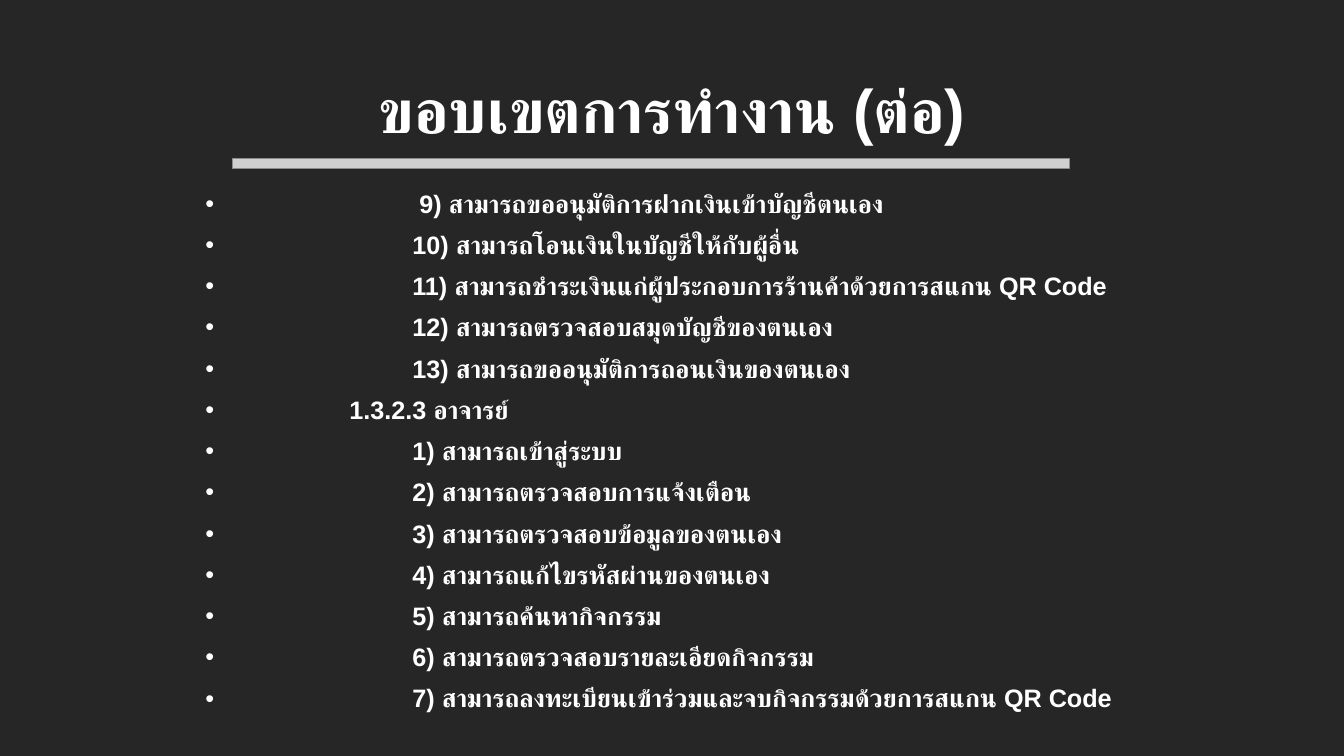
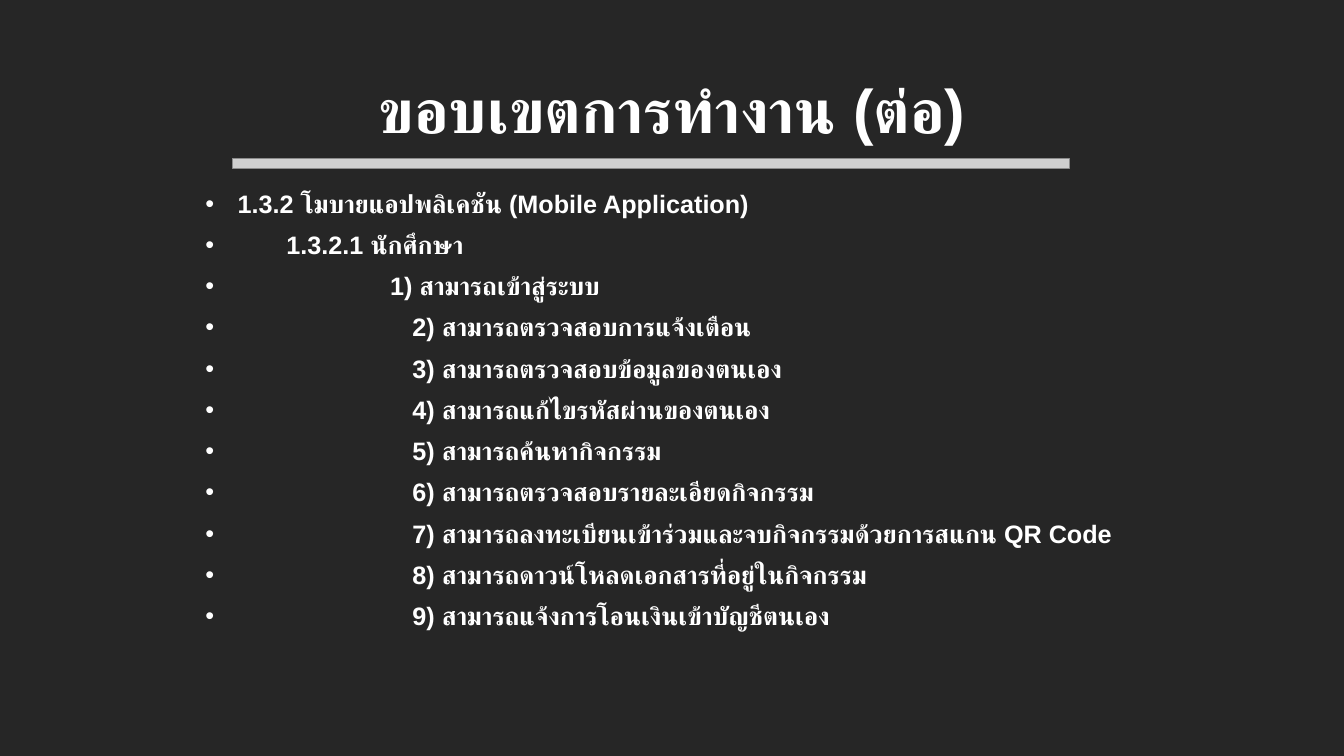
Before and after one commit to mickysara/MyBagProject, a slide deck: slide 13 of uploads/นำเสนอหัวข้อโปรเจค.pptx (slide 11 before the commit). Drawn at 1344x756 pixels with LibreOffice and Linux fonts; fonts in the diff are those of the drawing; grey boxes stand for pictures. Boxes give left, top, right and bottom in pixels: in the first picture for what was removed or moved away, otherwise in the second. Text is boxed around its words. In the diff, an @@ line names an element or a change of style, - is before the commit and + after.

```diff
--- a/uploads/นำเสนอหัวข้อโปรเจค.pptx
+++ b/uploads/นำเสนอหัวข้อโปรเจค.pptx
@@ text at (238, 194, 748, 255): text changed @@
-• 9) สามารถขออนุมัติการฝากเงินเข้าบัญชีตนเอง
-• 10) สามารถโอนเงินในบัญชีให้กับผู้อื่น
-• 11) สามารถชำระเงินแก่ผู้ประกอบการร้านค้าด้วยการสแกน QR Code
-• 12) สามารถตรวจสอบสมุดบัญชีของตนเอง
-• 13) สามารถขออนุมัติการถอนเงินของตนเอง
-• 1.3.2.3 อาจารย์
+• 1.3.2 โมบายแอปพลิเคชัน (Mobile Application)
+• 1.3.2.1 นักศึกษา
@@ text at (412, 565, 867, 632): paragraphs added @@
+• 8) สามารถดาวน์โหลดเอกสารที่อยู่ในกิจกรรม
+• 9) สามารถแจ้งการโอนเงินเข้าบัญชีตนเอง
```
Also in this commit, not shown: 6 other slides changed, 1 slide added, 2 slides removed, 8 other files.
